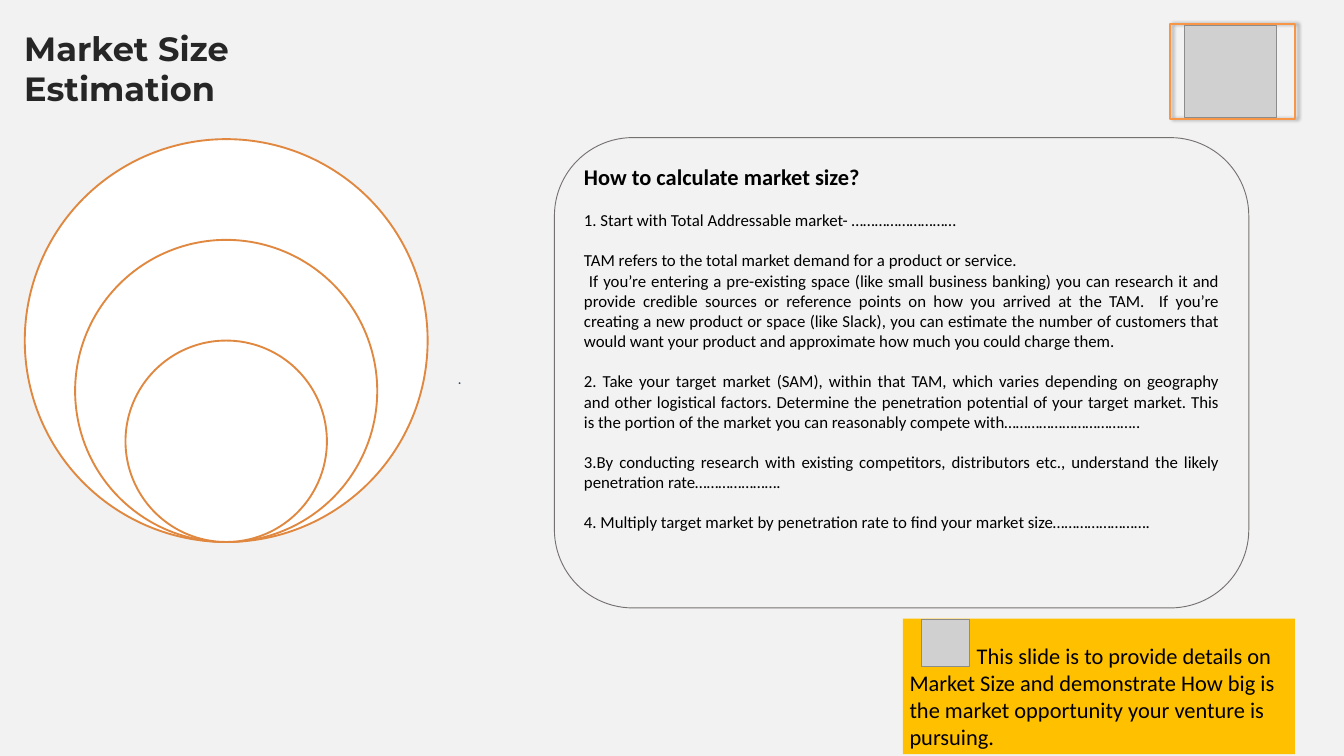
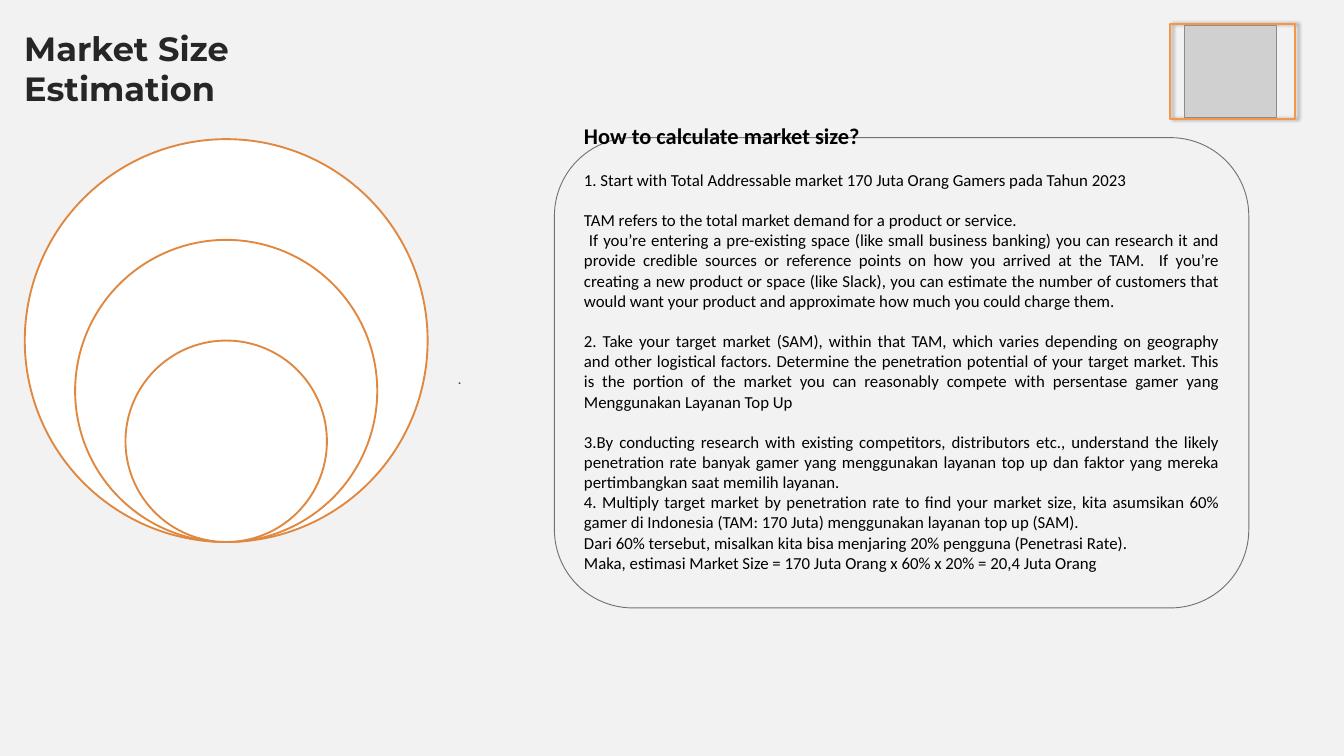
Before and after one commit to JonathanZefanya/Kuliah, a slide deck: slide 5 of Semester 4/Dasar Kewirausahaan/Pertemuan 3 (21-03-2024)/night market - milestone 1.pptx. Drawn at 1344x756 pixels with LibreOffice and Linux fonts; fonts in the diff are those of the drawing; grey boxes stand for pictures. Boxes give left, top, right and bottom in pixels: in the first picture for what was removed or moved away, otherwise in the second. Text is boxed around its words. In the diff, an @@ line names an element or a change of style, - is before the commit and + after.

```diff
--- a/Semester 4/Dasar Kewirausahaan/Pertemuan 3 (21-03-2024)/night market - milestone 1.pptx
+++ b/Semester 4/Dasar Kewirausahaan/Pertemuan 3 (21-03-2024)/night market - milestone 1.pptx
@@ text in rounded rectangle at (584, 174, 1126, 189): text changed @@
-1. Start with Total Addressable market- ………………………
+1. Start with Total Addressable market 170 Juta Orang Gamers pada Tahun 2023
@@ text in rounded rectangle at (584, 335, 1219, 572): text changed @@
-2. Take your target market (SAM), within that TAM, which varies depending on geography and other logistical factors. Determine the penetration potential of your target market. This is the portion of the market you can reasonably compete with……………………………..
-3.By conducting research with existing competitors, distributors etc., understand the likely penetration rate………………….
-4. Multiply target market by penetration rate to find your market size…………………….
+2. Take your target market (SAM), within that TAM, which varies depending on geography and other logistical factors. Determine the penetration potential of your target market. This is the portion of the market you can reasonably compete with persentase gamer yang Menggunakan Layanan Top Up
+3.By conducting research with existing competitors, distributors etc., understand the likely penetration rate banyak gamer yang menggunakan layanan top up dan faktor yang mereka pertimbangkan saat memilih layanan.
+4. Multiply target market by penetration rate to find your market size, kita asumsikan 60% gamer di Indonesia (TAM: 170 Juta) menggunakan layanan top up (SAM).
+Dari 60% tersebut, misalkan kita bisa menjaring 20% pengguna (Penetrasi Rate).
+Maka, estimasi Market Size = 170 Juta Orang x 60% x 20% = 20,4 Juta Orang
@@ rectangle removed at (903, 618, 1295, 754) @@
-This slide is to provide details on Market Size and demonstrate How big is the market opportunity your venture is pursuing.
@@ picture removed at (921, 620, 970, 667) @@
```
Also in this commit, not shown: 3 other slides changed, 4 other files.
